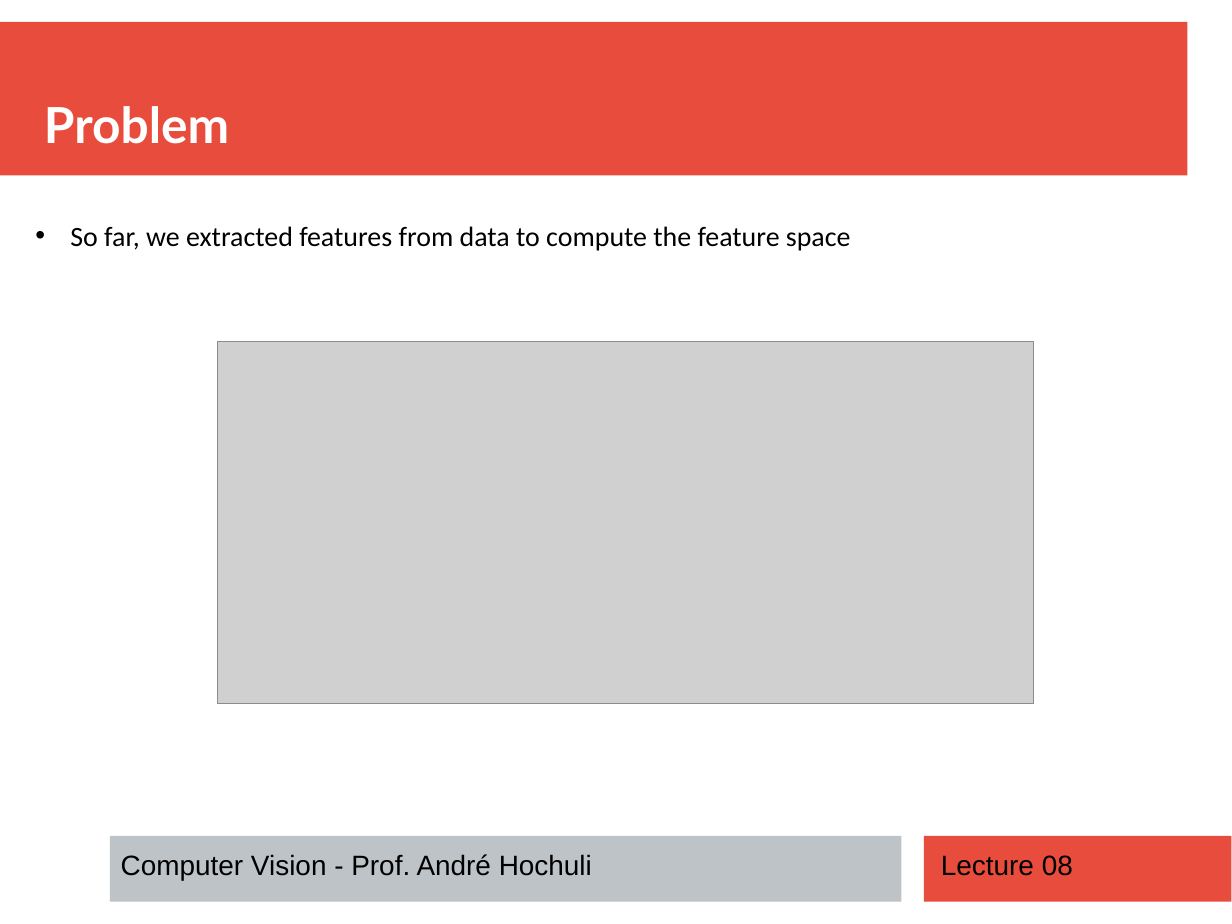
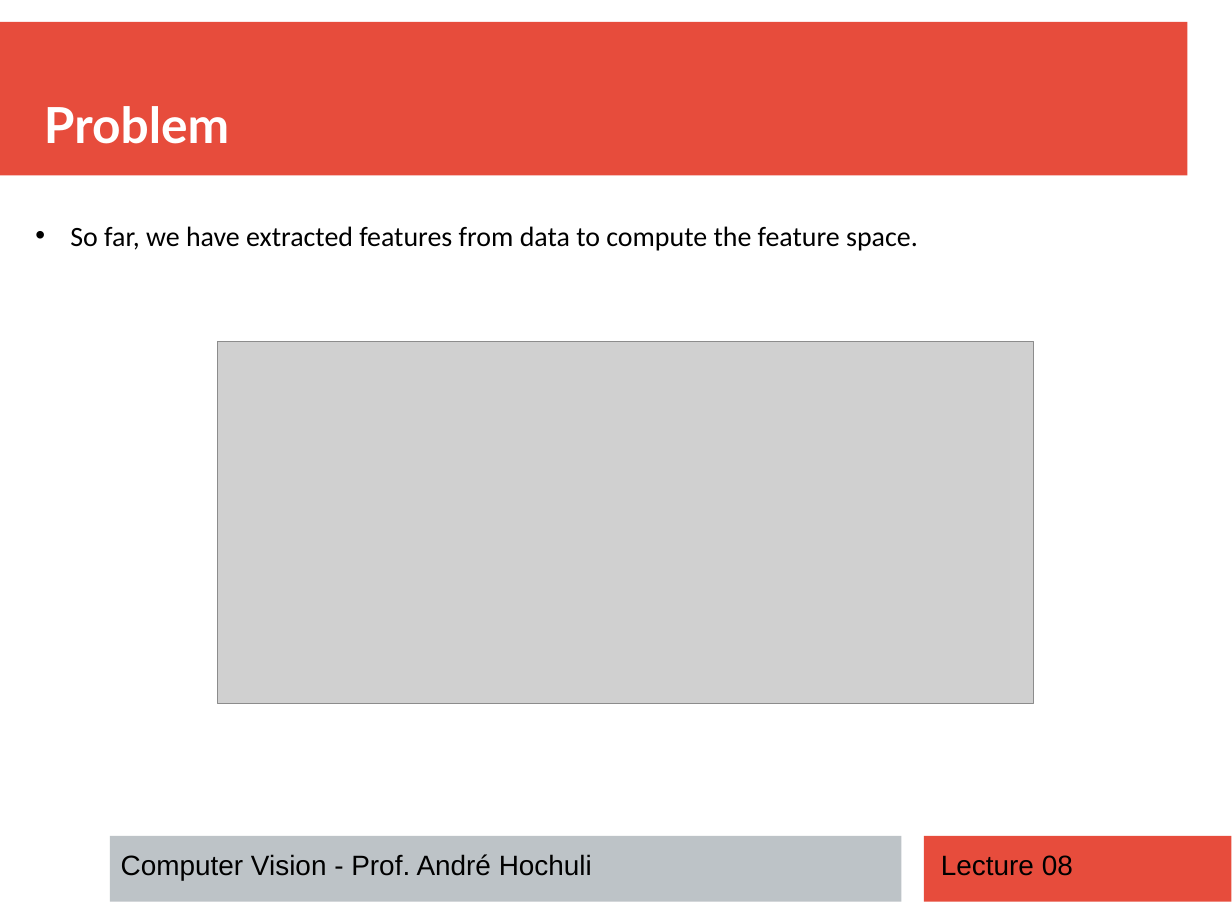
Before and after one commit to andrehochuli/teaching, a slide deck: slide 3 of ComputerVision/Lecture 08 - Classification/Lecture 08 - Classification.pptx. Drawn at 1232x924 pixels with LibreOffice and Linux fonts; fonts in the diff are those of the drawing; grey boxes stand for pictures. Boxes give left, top, right and bottom in pixels: in the first picture for what was removed or moved away, otherwise in the second. Text is boxed around its words. In the diff, an @@ line names an element or a change of style, - is before the commit and + after.

```diff
--- a/ComputerVision/Lecture 08 - Classification/Lecture 08 - Classification.pptx
+++ b/ComputerVision/Lecture 08 - Classification/Lecture 08 - Classification.pptx
@@ text at (70,226,918,251): text changed @@
-• So far, we extracted features from data to compute the feature space
+• So far, we have extracted features from data to compute the feature space.
```
Also in this commit, not shown: 8 other slides changed, 3 slides added, 1 other file.
